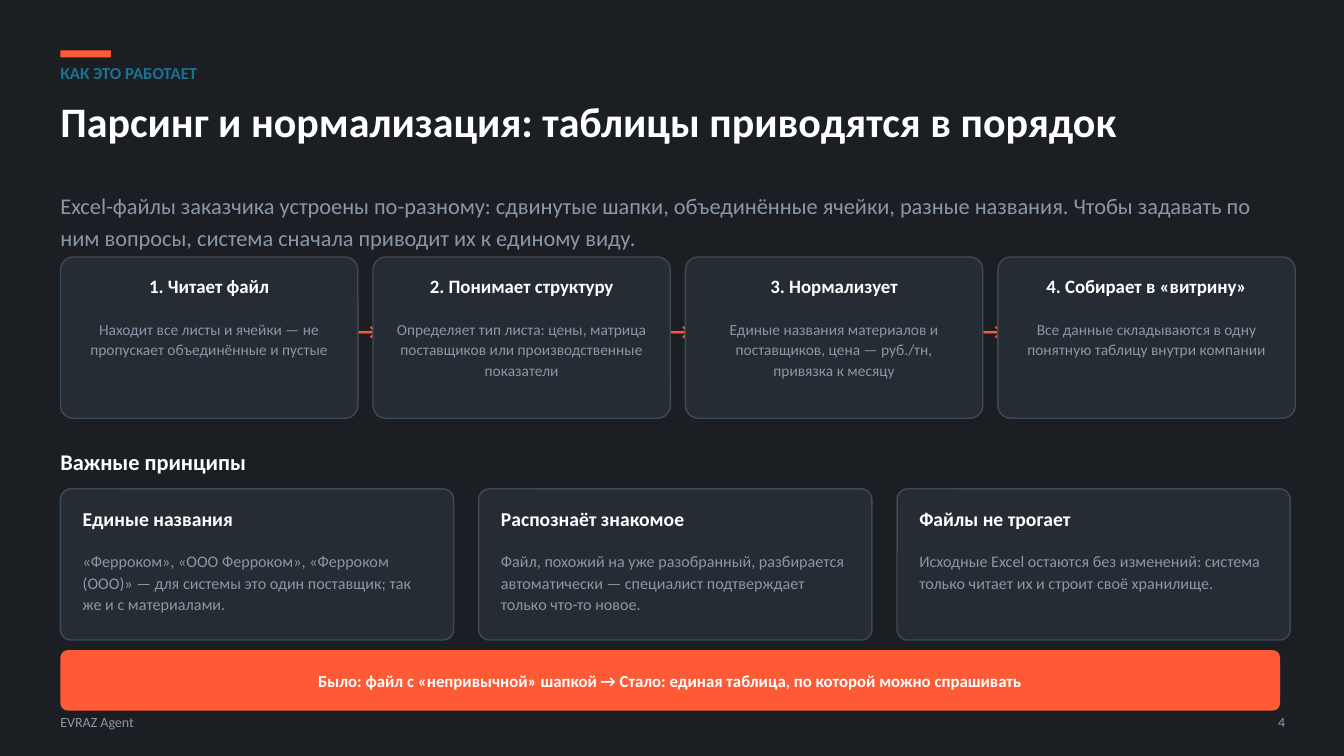
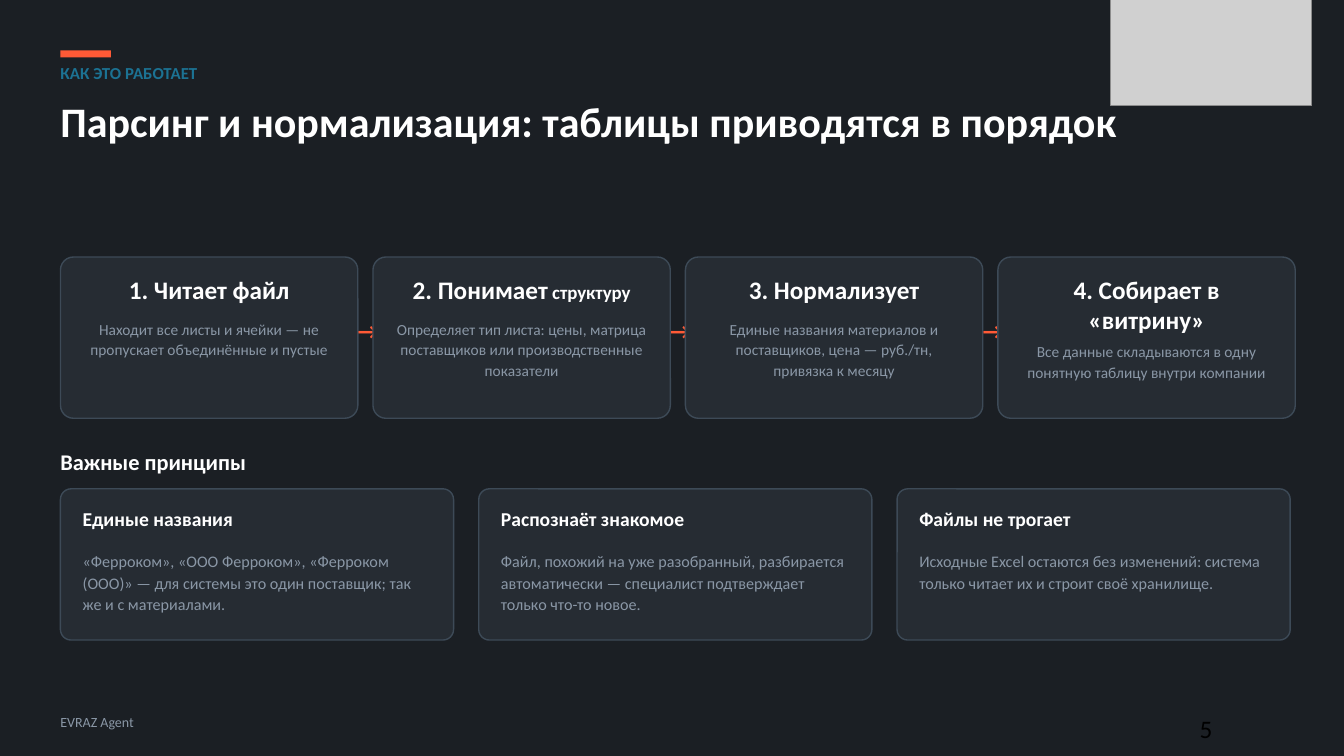
Before and after one commit to kostIT13/EVRAZ_ExcelAgent, a slide deck: slide 5 of data/EVRAZ_Agent_defense.pptx (slide 4 before the commit). Drawn at 1344x756 pixels with LibreOffice and Linux fonts; fonts in the diff are those of the drawing; grey boxes stand for pictures. Boxes give left, top, right and bottom in pixels: in the first picture for what was removed or moved away, otherwise in the second. Text is boxed around its words. In the diff, an @@ line names an element or a change of style, - is before the commit and + after.

```diff
--- a/data/EVRAZ_Agent_defense.pptx
+++ b/data/EVRAZ_Agent_defense.pptx
@@ picture added at [1111,0,1313,105] @@
@@ text removed at [60,198,1250,250] @@
-Excel-файлы заказчика устроены по-разному: сдвинутые шапки, объединённые ячейки, разные названия. Чтобы задавать по ним вопросы, система сначала приводит их к единому виду.
@@ text "2. Понимает структуру" at [413,282,630,302]: size 13.5 to 18 pt in "2. Понимает" @@
@@ size 13.5 to 18 pt in 3 elements at [129,281,290,303], [749,282,919,303], [1074,281,1219,333] @@
@@ text "Все данные складываются в одну ...": place and size @@
-text "Все данные складываются в одну ..." at [1027,325,1266,358]
+text "Все данные складываются в одну ..." at [1027,347,1266,381]
@@ rounded rectangle removed at [60,650,1280,711] @@
@@ text removed at [318,675,1022,690] @@
-Было: файл с «непривычной» шапкой → Стало: единая таблица, по которой можно спрашивать
@@ text removed at [1278,718,1285,727] @@
-4
```
Also in this commit, not shown: 7 other slides changed, 5 slides added, 8 slides removed, 37 other files.
